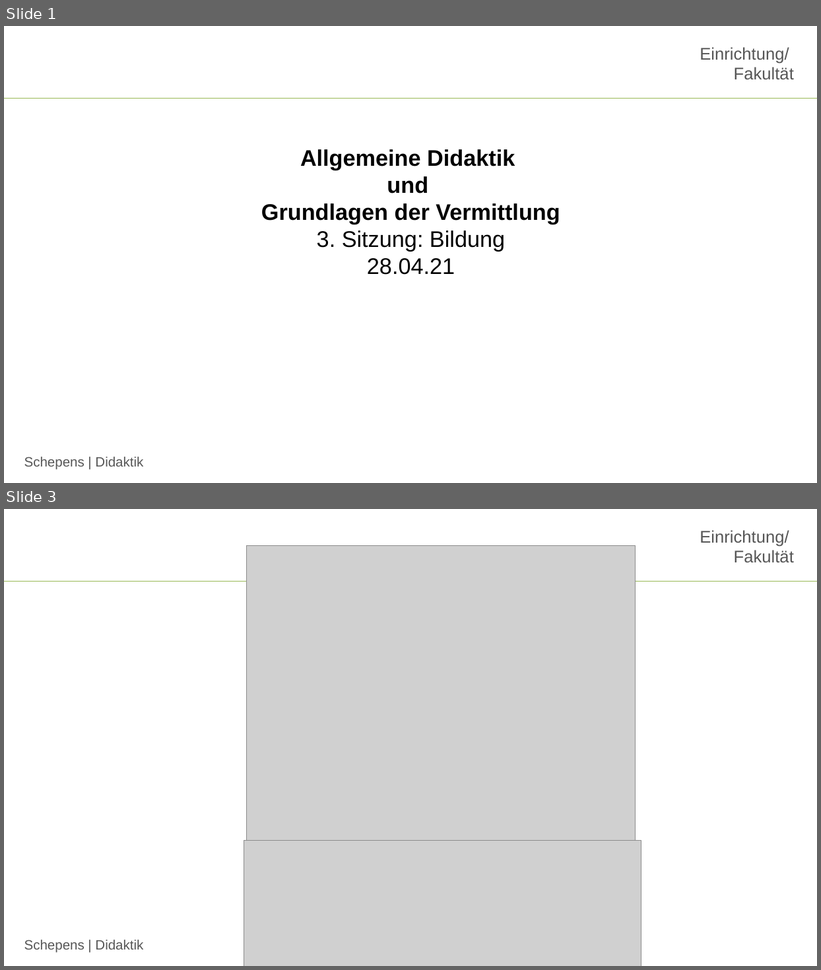
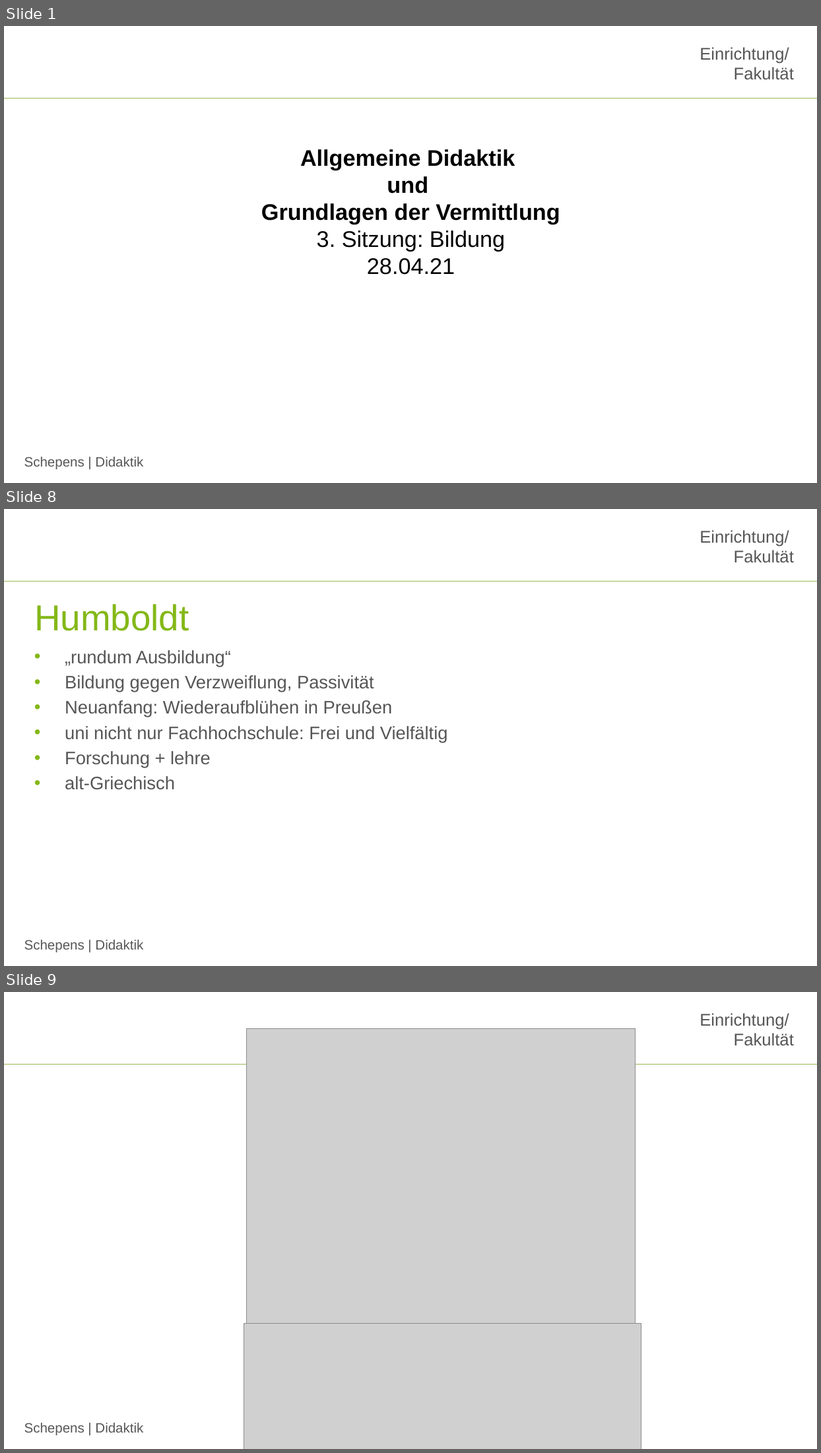
Before and after one commit to jobschepens/didakt22, a slide deck: folien/week3.pptx. Shown one above the other, each under a label of ours: slides 1 and 3 before the commit, slides 1, 8 and 9 after it; the slides between them are not shown. The pictures are 821x970 and 821x1453 pixels, drawn with LibreOffice and Linux fonts; fonts in the diff are those of the drawing; grey boxes stand for pictures; background and template pictures are left out. Boxes give left, top, right and bottom in pixels: in the first picture for what was removed or moved away, otherwise in the second. Text is boxed around its words. In the diff, an @@ line names an element or a change of style, - is before the commit and + after.

```diff
--- a/folien/week3.pptx
+++ b/folien/week3.pptx
@@ slide 8 added at (4, 509, 817, 966), background #FFFFFF; not listed: 3 template elements that a slide beside it also shows @@
@@ title added at (34, 604, 189, 631), 32 pt, text #84B818 @@
+Humboldt
@@ text added at (65, 650, 448, 790), 16 pt, text #565656 @@
+• „rundum Ausbildung“
+• Bildung gegen Verzweiflung, Passivität
+• Neuanfang: Wiederaufblühen in Preußen
+• uni nicht nur Fachhochschule: Frei und Vielfältig
+• Forschung + lehre
+• alt-Griechisch
@@ what was slide 3 is now slide 9 @@
```
Also in this commit, not shown: 1 slide changed, 6 other slides added, 2 slides removed.
